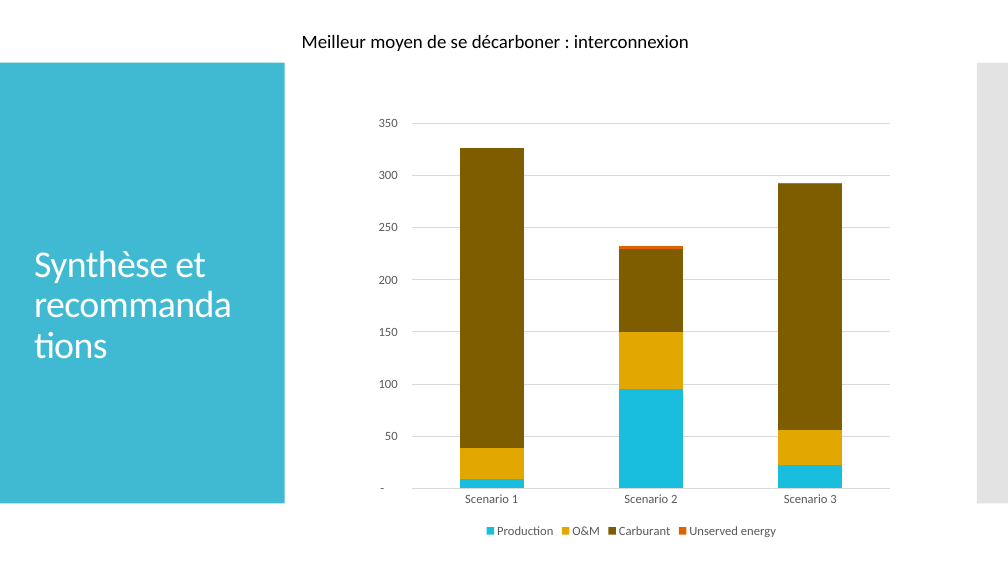
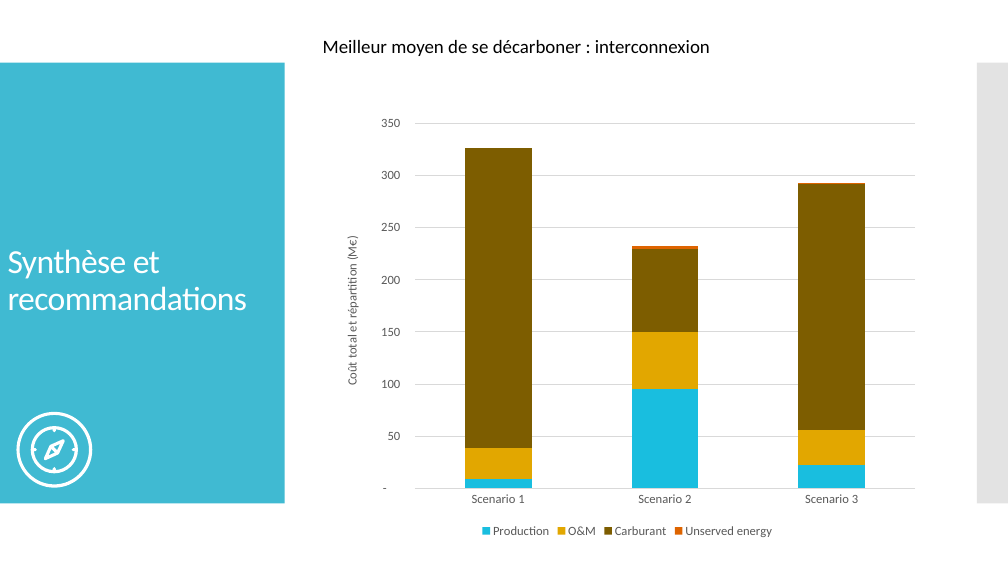
Before and after one commit to cledat/Projet-EA314, a slide deck: slide 8 of rapport.pptx. Drawn at 1008x567 pixels with LibreOffice and Linux fonts; fonts in the diff are those of the drawing. Boxes give left, top, right and bottom in pixels: in the first picture for what was removed or moved away, otherwise in the second. Text is boxed around its words. In the diff, an @@ line names an element or a change of style, - is before the commit and + after.

```diff
--- a/rapport.pptx
+++ b/rapport.pptx
@@ text "Meilleur moyen de se décarboner ...": place and size @@
-text "Meilleur moyen de se décarboner ..." at <box>302,35,689,51</box>
+text "Meilleur moyen de se décarboner ..." at <box>323,40,710,56</box>
@@ title "Synthèse et recommandations": place and size @@
-title "Synthèse et recommandations" at <box>34,250,206,283</box>
+title "Synthèse et recommandations" at <box>8,249,248,311</box>
@@ title "Synthèse et recommandations" at <box>8,249,248,311</box>: size 36 to 32 pt; vertical alignment bottom to middle @@
@@ column stacked chart at <box>327,107,927,541</box> @@
@@ value axis title "" to "Coût total et répartition (M€) " @@
@@ column stacked chart: place and size @@
-column stacked chart at <box>362,107,901,541</box>
+column stacked chart at <box>327,107,927,541</box>
@@ freeform shape added at <box>17,412,92,488</box>, fill #FFFFFF @@
@@ freeform shape added at <box>31,426,79,474</box>, fill #FFFFFF @@
```
Also in this commit, not shown: 14 other slides changed, 2 slides added, 1 slide removed, 1 other file.
